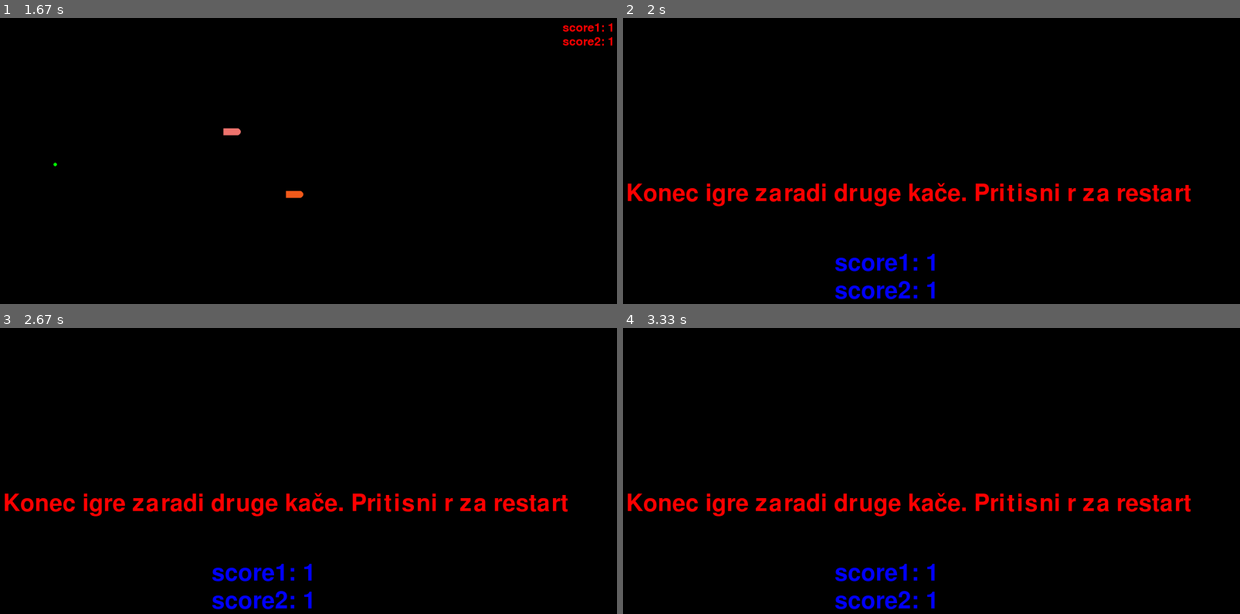
Above: before the commit, frames 1-4 (two rows, left to right).
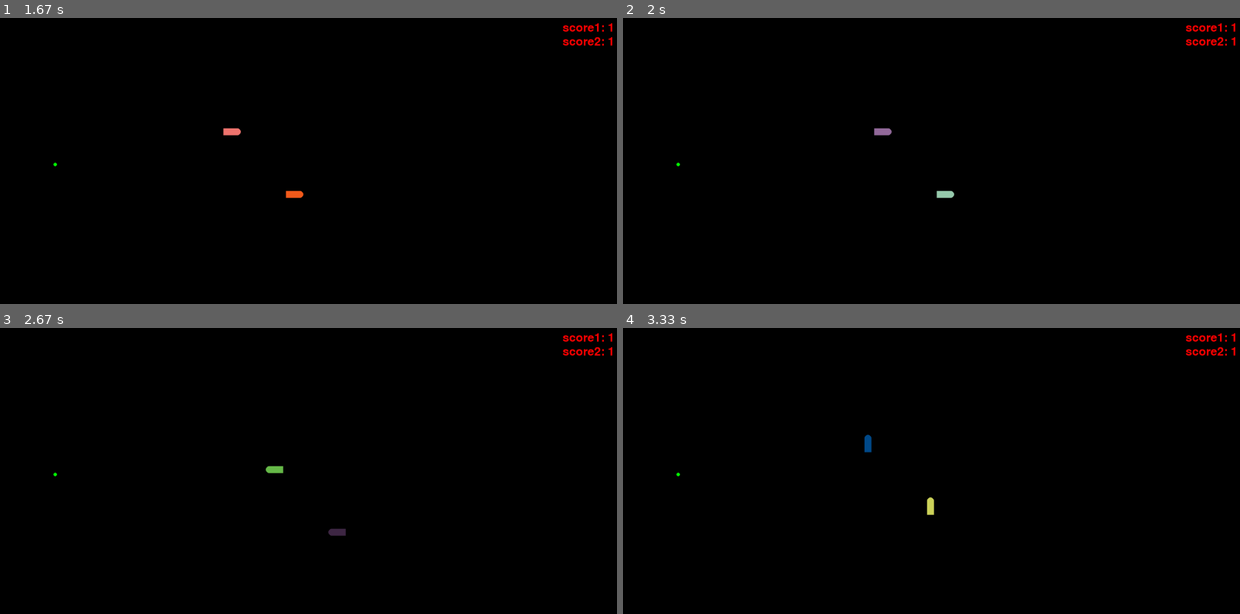
Above: after the commit, the same moments.

Repository: Tijan-cyber/snake_game
Game: pygame game, started from pygame_snejk.py
The game is run twice, just before and just after one commit, with the same random seed, the same clock (stepped at 60 frames per second) and the same inputs.
Inputs:
- Up to frame 1 (1.67 s): hold Right 0.33-0.8 s; hold Up 0.83-1.13 s; hold W 0.83-1.13 s; tap Space at 0.9, 1.23, 1.53 s; hold Right 1.17-1.63 s; hold D 1.17-1.63 s
- Up to frame 2 (2 s): hold Left from 1.67 s (still down); hold A from 1.67 s (still down); tap Space at 1.73 s
- Up to frame 3 (2.67 s): tap Space at 2.03, 2.3, 2.63 s; release Left at 2.2 s; release A at 2.2 s; hold Down 2.23-2.53 s; hold S 2.23-2.53 s; hold Left from 2.57 s (still down); hold A from 2.57 s (still down)
- Up to frame 4 (3.33 s): tap Space at 2.93, 3.07 s; release Left at 2.97 s; release A at 2.97 s; hold Up from 3 s (still down); hold W from 3 s (still down)

Frame 1 is identical in both runs. In frame 2, 3.8% of the frame differs, in the area x 0-100%, y 1-99%; in frame 3, 3.8%; in frame 4, 3.8%.

Commit message:
update premikanja

Diff:
--- a/pygame_snejk.py
+++ b/pygame_snejk.py
@@ -32,26 +32,26 @@
 
 	def sprememba_smeri_wasd(self, pritisk):
 		smeri = ["gor", "levo", "dol", "desno"]
-		if pritisk == "a":
+		if pritisk == "a" and self.smer1 != "desno":
 			self.smer1 = "levo"
-		elif pritisk == "d":
+		elif pritisk == "d" and self.smer1 != "levo":
 			self.smer1 = "desno"
-		elif pritisk == "w":
+		elif pritisk == "w" and self.smer1 != "dol":
 			self.smer1 = "gor"
-		elif pritisk == "s":
+		elif pritisk == "s" and self.smer1 != "gor":
 			self.smer1 = "dol"
 
 
 
 	def sprememba_smeri_puscice(self, pritisk):
 		smeri = ["gor", "levo", "dol", "desno"]
-		if pritisk == "a":
+		if pritisk == "a" and self.smer2 != "desno":
 			self.smer2 = "levo"
-		elif pritisk == "d":
+		elif pritisk == "d" and self.smer2 != "levo":
 			self.smer2 = "desno"
-		elif pritisk == "w":
+		elif pritisk == "w" and self.smer2 != "dol":
 			self.smer2 = "gor"
-		elif pritisk == "s":
+		elif pritisk == "s" and self.smer2 != "gor":
 			self.smer2 = "dol"
 
 
@@ -228,6 +228,11 @@
 
 
 	def nova_hrana(self):
+		self.hrana = [random.randint(100,1900), random.randint(100, 1000)]
+		while self.hrana in self.pozicije1 or self.hrana in self.pozicije2:
+			self.hrana = [random.randint(100,1900), random.randint(100, 1000)]
+
+		"""
 		snake1 = self.pozicije1
 		snake2 = self.pozicije2
 
@@ -239,6 +244,7 @@
 		]
 
 		self.hrana = random.choice(possible)
+		"""
 
 
 
